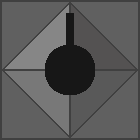
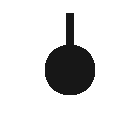
Revision of a layered 140 x 140 image; what changed, layer by layer:
renamed "Calque 3" to "Calque 4", painted on it over <box>44,12,96,96</box>
removed layer "Calque 2" over <box>0,0,140,140</box>
